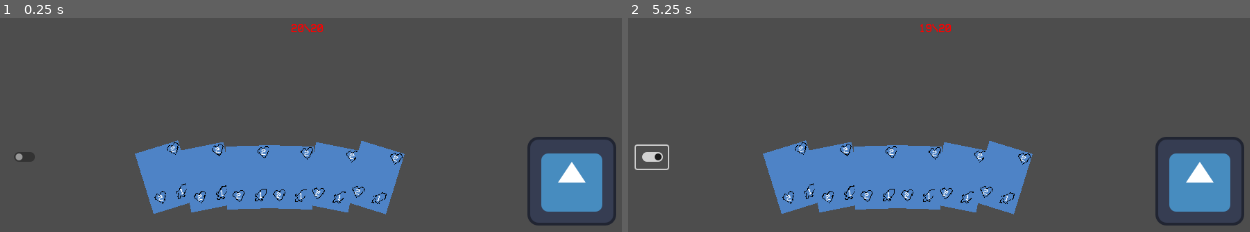
Above: before the commit, frames 1-2 (left to right).
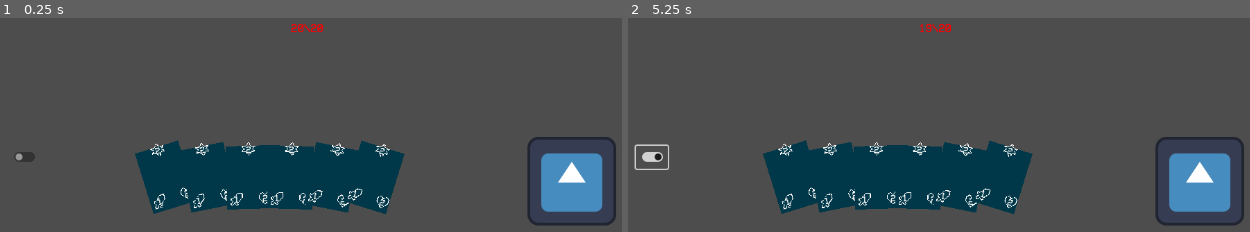
Above: after the commit, the same moments.

Repository: CraftMaster07/MonsterCardsClone
Game: Godot game, scene res://Scenes/board.tscn
Two runs of this game, one before a commit and one after it. Both use one fixed random seed, a clock stepped at 60 frames per second and the inputs below. The engine's default icon, where the game draws it, is replaced by a stand-in: a white triangle on a blue panel in a dark square.
Inputs (mouse positions are in pixels of both pictures, inside the frame that each line leads up to):
- Up to frame 1 (0.25 s): no input
- Up to frame 2 (5.25 s): click (795, 176) at 0.5 s; click (833, 176) at 1.27 s; click (876, 176) at 2.02 s; click (920, 176) at 2.77 s; click (957, 176) at 3.52 s; click (1001, 178) at 4.27 s; click (652, 157) at 5 s

The runs differ from the first frame. In frame 1, 12% of the frame differs, in the area x 21-66%, y 57-93%; in frame 2, 12%.

Commit message:
card layout tweaks and deleted USELESS sprites
IMPORTANT: ⚠⚠⚠CAPITALIZED ALL FOLDERS
Moved cost, health, and strength location on card
Merged card textures to sheet
Lowered sound bus from 2.05373 to 0

Diff:
--- /dev/null
+++ b/monster-cards-clone/Assets/Styles/card_text_theme.tres
@@ -0,0 +1,4 @@
+[gd_resource type="LabelSettings" format=3 uid="uid://u4vhe2mrgnol"]
+
+[resource]
+font_size = 13
--- a/monster-cards-clone/main_theme.tres
+++ b/monster-cards-clone/Assets/Styles/main_theme.tres
@@ -1,6 +1,6 @@
 [gd_resource type="Theme" load_steps=2 format=3 uid="uid://f2a4ylwdbwtx"]
 
-[ext_resource type="FontFile" uid="uid://b13kiadbfhetg" path="res://assets/fonts/VCR_OSD_MONO_1.001.ttf" id="1_iqut4"]
+[ext_resource type="FontFile" uid="uid://cnvqtabnerspb" path="res://Assets/Fonts/VCR_OSD_MONO_1.001.ttf" id="1_iqut4"]
 
 [resource]
 default_base_scale = 1.5
--- a/monster-cards-clone/Scenes/board.tscn
+++ b/monster-cards-clone/Scenes/board.tscn
@@ -1,9 +1,10 @@
 [gd_scene load_steps=8 format=3 uid="uid://cfyktcr6rqnlf"]
 
-[ext_resource type="Script" uid="uid://ctku11dgwh5at" path="res://scripts/board.gd" id="1_xiot5"]
-[ext_resource type="Script" uid="uid://cvdji822ocox7" path="res://scripts/hand.gd" id="2_8qlpv"]
-[ext_resource type="Texture2D" uid="uid://cjn63si50nhet" path="res://icon.svg" id="4_cp8jt"]
-[ext_resource type="PackedScene" uid="uid://syfm2kspvm70" path="res://scenes/player.tscn" id="5_dxjtj"]
+[ext_resource type="Script" uid="uid://ctku11dgwh5at" path="res://Scripts/board.gd" id="1_xiot5"]
+[ext_resource type="Script" uid="uid://cvdji822ocox7" path="res://Scripts/hand.gd" id="2_8qlpv"]
+[ext_resource type="Texture2D" uid="uid://bxoo6neaeosho" path="res://icon.svg" id="4_cp8jt"]
+[ext_resource type="PackedScene" uid="uid://syfm2kspvm70" path="res://Scenes/player.tscn" id="5_dxjtj"]
+
 
 [sub_resource type="Curve" id="Curve_fv4ni"]
 _data = [Vector2(0, 0), 0.0, 1.0, 0, 1, Vector2(1, 1), 1.0, 0.0, 1, 0]
--- /dev/null
+++ b/monster-cards-clone/Scenes/hand.tscn
@@ -0,0 +1,31 @@
+[gd_scene load_steps=3 format=3 uid="uid://desebjefpuu43"]
+
+[ext_resource type="Script" uid="uid://bgxwaibo5nt46" path="res://Scenes/hand.gd" id="1_u7o8q"]
+[ext_resource type="PackedScene" uid="uid://d2efqpfk6vwcm" path="res://Scenes/card.tscn" id="2_u7o8q"]
+
+[node name="Hand" type="MarginContainer"]
+anchors_preset = 12
+anchor_top = 1.0
+anchor_right = 1.0
+anchor_bottom = 1.0
+offset_top = -155.0
+grow_horizontal = 2
+grow_vertical = 0
+size_flags_horizontal = 4
+size_flags_vertical = 4
+script = ExtResource("1_u7o8q")
+
+[node name="HBoxContainer" type="HBoxContainer" parent="."]
+layout_mode = 2
+size_flags_horizontal = 4
+size_flags_vertical = 4
+theme_override_constants/separation = 4
+
+[node name="Card" parent="HBoxContainer" instance=ExtResource("2_u7o8q")]
+layout_mode = 2
+
+[node name="Card2" parent="HBoxContainer" instance=ExtResource("2_u7o8q")]
+layout_mode = 2
+
+[node name="Card3" parent="HBoxContainer" instance=ExtResource("2_u7o8q")]
+layout_mode = 2
--- a/monster-cards-clone/Scenes/player.tscn
+++ b/monster-cards-clone/Scenes/player.tscn
@@ -1,7 +1,7 @@
 [gd_scene load_steps=4 format=3 uid="uid://syfm2kspvm70"]
 
-[ext_resource type="Script" uid="uid://dctl127afbmmj" path="res://scripts/player.gd" id="1_3vyb7"]
-[ext_resource type="FontFile" uid="uid://b13kiadbfhetg" path="res://assets/fonts/VCR_OSD_MONO_1.001.ttf" id="2_g2els"]
+[ext_resource type="Script" uid="uid://dctl127afbmmj" path="res://Scripts/player.gd" id="1_3vyb7"]
+[ext_resource type="FontFile" uid="uid://cnvqtabnerspb" path="res://Assets/Fonts/VCR_OSD_MONO_1.001.ttf" id="2_g2els"]
 
 [sub_resource type="LabelSettings" id="LabelSettings_3vyb7"]
 font = ExtResource("2_g2els")
--- a/monster-cards-clone/default_bus_layout.tres
+++ b/monster-cards-clone/default_bus_layout.tres
@@ -5,5 +5,5 @@
 bus/1/solo = false
 bus/1/mute = false
 bus/1/bypass_fx = false
-bus/1/volume_db = 2.05373
+bus/1/volume_db = 0.0
 bus/1/send = &"Master"
--- a/monster-cards-clone/scenes/card.tscn
+++ b/monster-cards-clone/scenes/card.tscn
@@ -1,9 +1,21 @@
-[gd_scene load_steps=5 format=3 uid="uid://d2efqpfk6vwcm"]
+[gd_scene load_steps=8 format=3 uid="uid://d2efqpfk6vwcm"]
 
-[ext_resource type="Theme" uid="uid://f2a4ylwdbwtx" path="res://main_theme.tres" id="1_6hjbs"]
-[ext_resource type="Script" uid="uid://bedrbpyrc1bvp" path="res://scripts/card.gd" id="1_esr4d"]
-[ext_resource type="Texture2D" uid="uid://qyuv68ofn6up" path="res://Assets/sprites/health.png" id="3_fiyo2"]
-[ext_resource type="Texture2D" uid="uid://c0vq6x57vqkn1" path="res://Assets/sprites/strength.png" id="4_t4fsv"]
+[ext_resource type="Theme" uid="uid://f2a4ylwdbwtx" path="res://Assets/Styles/main_theme.tres" id="1_6hjbs"]
+[ext_resource type="Script" uid="uid://bedrbpyrc1bvp" path="res://Scripts/card.gd" id="1_esr4d"]
+[ext_resource type="Texture2D" uid="uid://dheasb4jh1bio" path="res://Assets/Sprites/icon_sheet.png" id="3_e6po8"]
+[ext_resource type="LabelSettings" uid="uid://u4vhe2mrgnol" path="res://Assets/Styles/card_text_theme.tres" id="5_bnspj"]
+
+[sub_resource type="AtlasTexture" id="AtlasTexture_eumee"]
+atlas = ExtResource("3_e6po8")
+region = Rect2(32, 0, 16, 16)
+
+[sub_resource type="AtlasTexture" id="AtlasTexture_e6po8"]
+atlas = ExtResource("3_e6po8")
+region = Rect2(0, 0, 16, 16)
+
+[sub_resource type="AtlasTexture" id="AtlasTexture_bnspj"]
+atlas = ExtResource("3_e6po8")
+region = Rect2(16, 0, 16, 16)
 
 [node name="Card" type="TextureButton"]
 custom_minimum_size = Vector2(65, 91)
@@ -29,7 +41,7 @@
 anchor_bottom = 1.0
 grow_horizontal = 2
 grow_vertical = 2
-color = Color(0.304772, 0.515449, 0.777444, 1)
+color = Color(2.0455569e-07, 0.2196497, 0.2852831, 1)
 
 [node name="costTexture" type="TextureRect" parent="."]
 custom_minimum_size = Vector2(20, 20)
@@ -37,10 +49,12 @@
 anchors_preset = 1
 anchor_left = 1.0
 anchor_right = 1.0
-offset_left = -20.0
-offset_bottom = 20.0
+offset_left = -42.0
+offset_top = -5.0
+offset_right = -22.0
+offset_bottom = 15.0
 grow_horizontal = 0
-texture = ExtResource("3_fiyo2")
+texture = SubResource("AtlasTexture_eumee")
 
 [node name="costDisplay" type="Label" parent="costTexture"]
 layout_mode = 1
@@ -50,6 +64,7 @@
 grow_horizontal = 2
 grow_vertical = 2
 text = "2"
+label_settings = ExtResource("5_bnspj")
 horizontal_alignment = 1
 vertical_alignment = 1
 
@@ -61,21 +76,24 @@
 anchor_top = 0.9
 anchor_right = 0.9
 anchor_bottom = 0.9
-offset_left = -20.0
-offset_top = -21.0
+offset_left = -54.5
+offset_top = -15.900002
+offset_right = -34.5
+offset_bottom = 5.0999985
 grow_horizontal = 0
 grow_vertical = 0
-texture = ExtResource("4_t4fsv")
+texture = SubResource("AtlasTexture_e6po8")
 
 [node name="attackDisplay" type="Label" parent="attackTexture"]
-unique_name_in_owner = true
 layout_mode = 1
 anchors_preset = 15
 anchor_right = 1.0
 anchor_bottom = 1.0
+offset_bottom = -1.0
 grow_horizontal = 2
 grow_vertical = 2
 text = "1"
+label_settings = ExtResource("5_bnspj")
 horizontal_alignment = 1
 vertical_alignment = 1
 
@@ -87,8 +105,12 @@
 anchor_top = 0.9
 anchor_right = 0.1
 anchor_bottom = 0.9
+offset_left = 38.5
+offset_top = -15.900002
+offset_right = 58.5
+offset_bottom = 4.0999985
 grow_vertical = 0
-texture = ExtResource("3_fiyo2")
+texture = SubResource("AtlasTexture_bnspj")
 
 [node name="healthDisplay" type="Label" parent="healthTexture"]
 layout_mode = 1
@@ -98,6 +120,7 @@
 grow_horizontal = 2
 grow_vertical = 2
 text = "2"
+label_settings = ExtResource("5_bnspj")
 horizontal_alignment = 1
 vertical_alignment = 1
 
Binary file removed: monster-cards-clone/Assets/sprites/carddefault.png
Binary file removed: monster-cards-clone/Assets/sprites/health.png
Binary file added: monster-cards-clone/Assets/sprites/icon_sheet.png
Binary file removed: monster-cards-clone/Assets/sprites/strength.png
